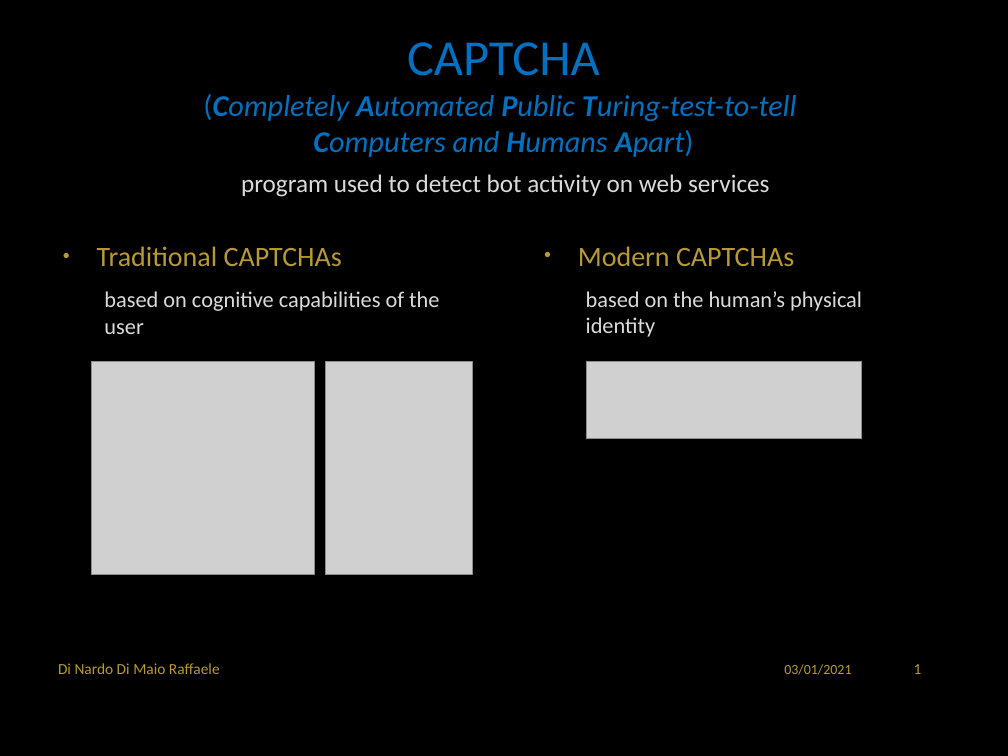
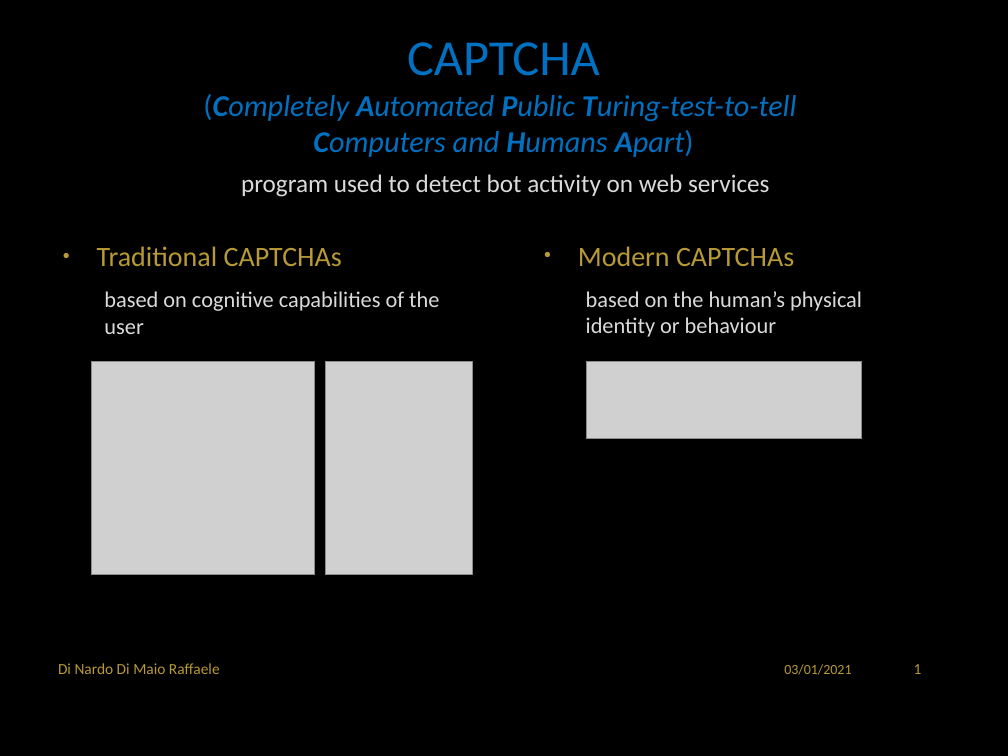
Before and after one commit to RaffaDNDM/AcCAPPCHA, a slide deck: slide 2 of Thesis/AcCAPPCHA.pptx. Drawn at 1008x756 pixels with LibreOffice and Linux fonts; fonts in the diff are those of the drawing; grey boxes stand for pictures; background and template pictures are left out. Boxes give left, top, right and bottom in pixels: in the first picture for what was removed or moved away, otherwise in the second. Text is boxed around its words. In the diff, an @@ line names an element or a change of style, - is before the commit and + after.

```diff
--- a/Thesis/AcCAPPCHA.pptx
+++ b/Thesis/AcCAPPCHA.pptx
@@ text at [586,291,862,337]: text changed @@
-  based on the human’s physical identity
+  based on the human’s physical identity or behaviour
```
